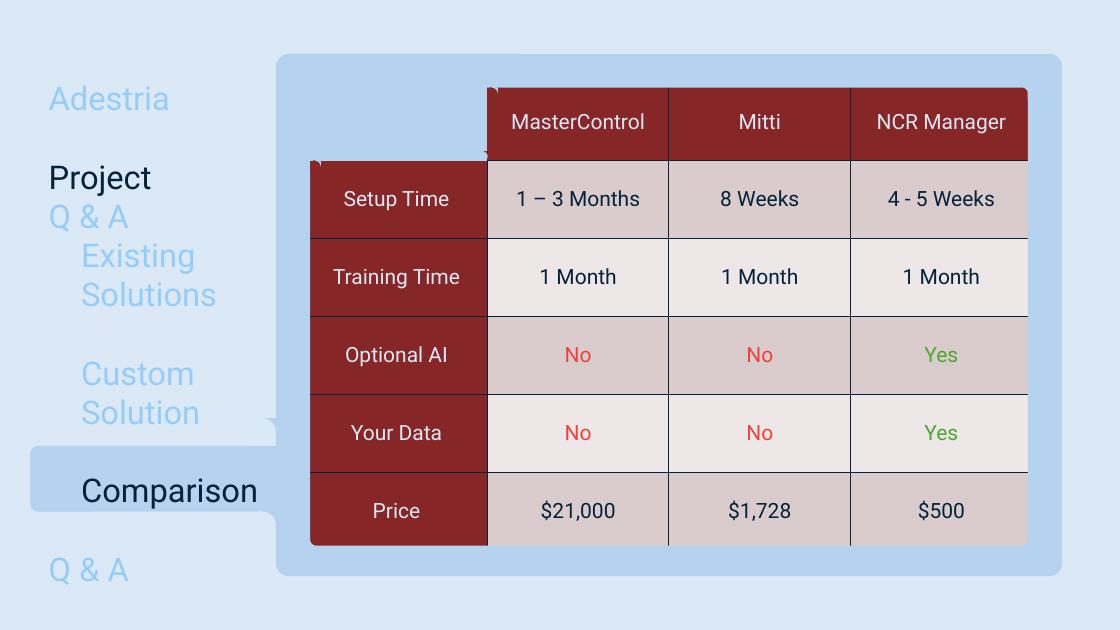
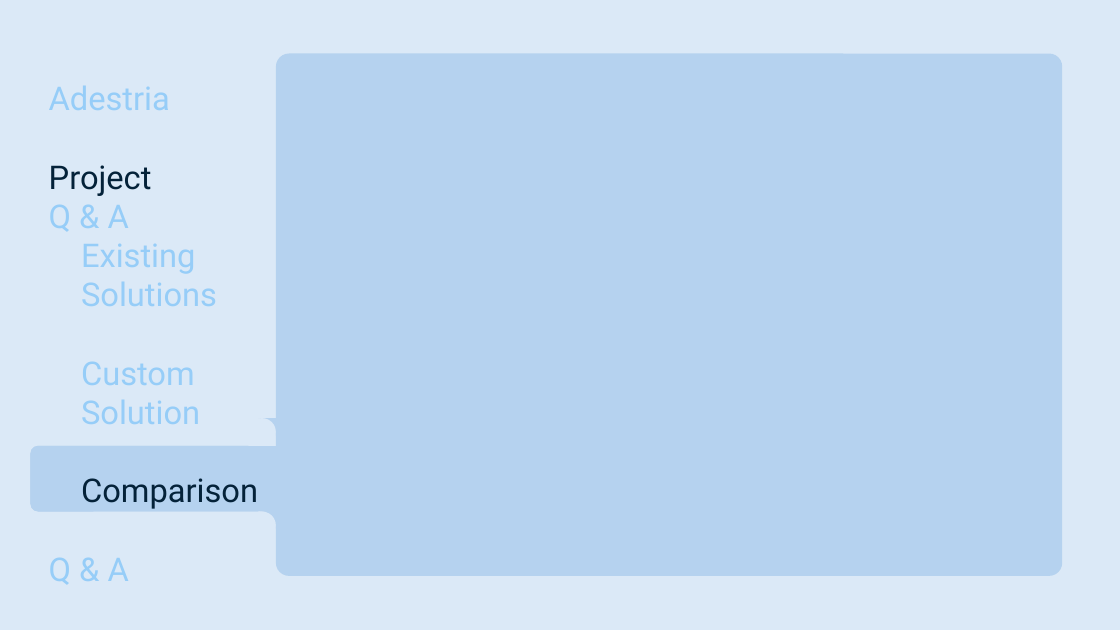
Before and after one commit to smutrux/prog1180, a slide deck: slide 15 of Deliverables/Presentation1.pptx (slide 14 before the commit). Drawn at 1120x630 pixels with LibreOffice and Linux fonts; fonts in the diff are those of the drawing. Boxes give left, top, right and bottom in pixels: in the first picture for what was removed or moved away, otherwise in the second. Text is boxed around its words. In the diff, an @@ line names an element or a change of style, - is before the commit and + after.

Commit message:
More slides

```diff
--- a/Deliverables/Presentation1.pptx
+++ b/Deliverables/Presentation1.pptx
@@ table removed at [306,83,1032,550], 6 rows, 4 columns @@
- | MasterControl | Mitti | NCR Manager
-Setup Time | 1 – 3 Months | 8 Weeks | 4 - 5 Weeks
-Training Time | 1 Month | 1 Month | 1 Month
-Optional AI | No | No | Yes
-Your Data | No | No | Yes
-Price | $21,000 | $1,728 | $500
@@ rounded rectangle removed at [306,83,1033,550] @@
@@ rectangle removed at [487,88,497,98] @@
@@ ellipse removed at [487,88,497,98] @@
@@ rectangle removed at [311,161,321,171] @@
@@ ellipse removed at [311,161,321,171] @@
@@ rectangle removed at [477,151,487,161] @@
@@ ellipse removed at [477,151,487,161] @@
```
Also in this commit, not shown: 3 other slides changed, 1 slide added, 2 other files.
